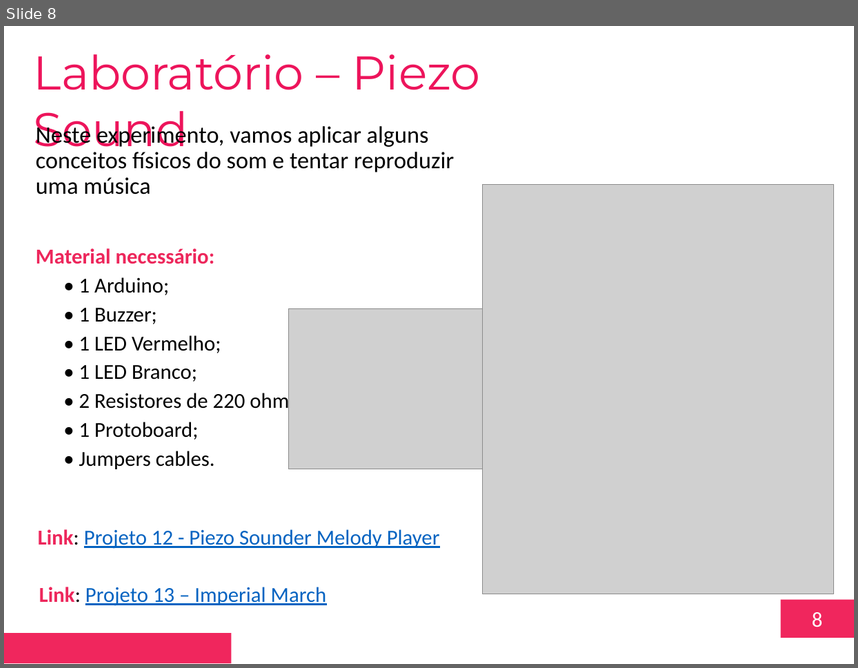
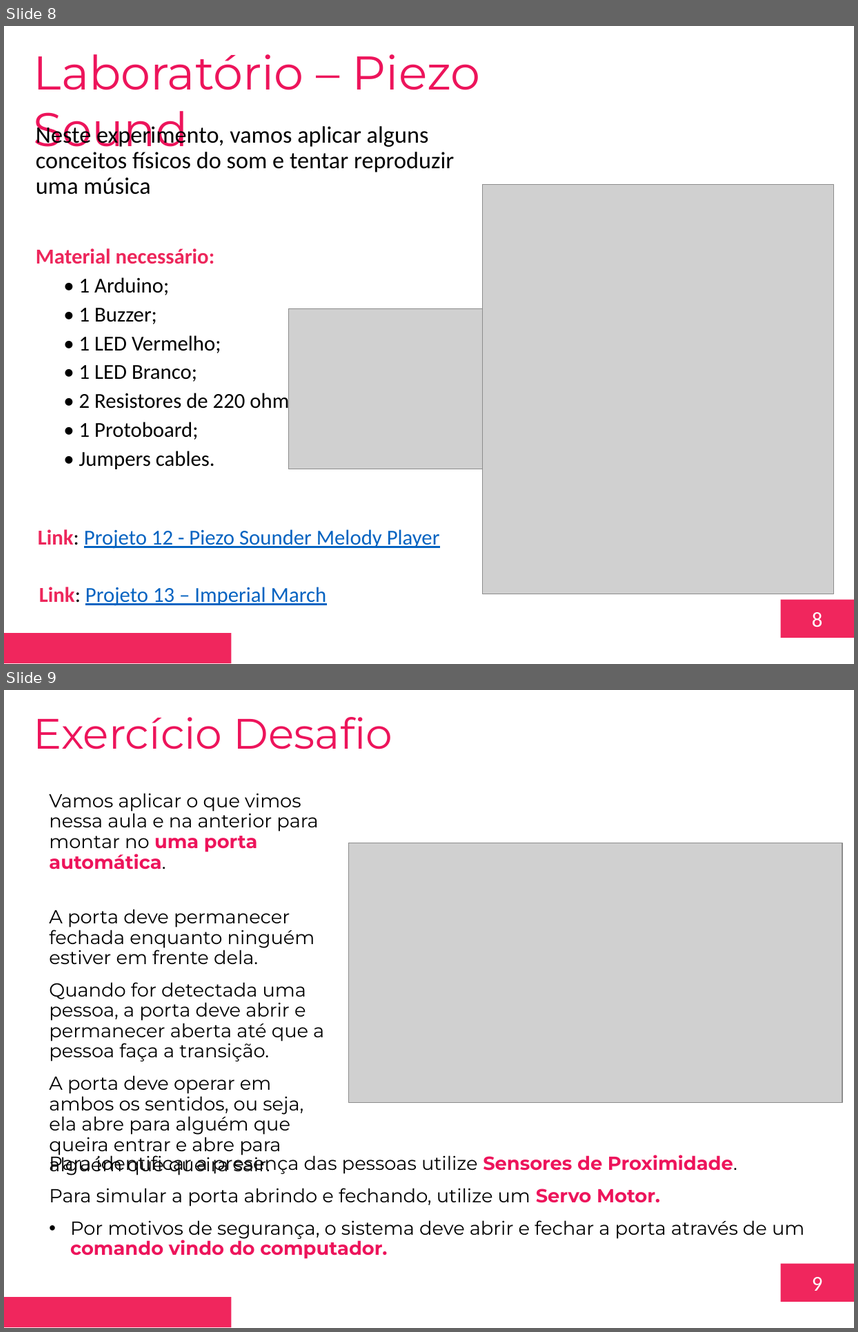
Before and after one commit to toyusan/aula-fiap-disruptive-archs, a slide deck: IoT/Aula 06 - Atuadores Avançados/Aula 06 - Atuadores Avançados.pptx. Shown one above the other, each under a label of ours: slide 8 before the commit, slides 8 and 9 after it. The pictures are 858x668 and 858x1332 pixels, drawn with LibreOffice and Linux fonts; fonts in the diff are those of the drawing; grey boxes stand for pictures; background and template pictures are left out. Boxes give left, top, right and bottom in pixels: in the first picture for what was removed or moved away, otherwise in the second. Text is boxed around its words. In the diff, an @@ line names an element or a change of style, - is before the commit and + after.

```diff
--- a/IoT/Aula 06 - Atuadores Avançados/Aula 06 - Atuadores Avançados.pptx
+++ b/IoT/Aula 06 - Atuadores Avançados/Aula 06 - Atuadores Avançados.pptx
@@ slide 9 added at [4,690,854,1328], background #FFFFFF; not listed: 2 template elements that a slide beside it also shows @@
@@ text added at [34,717,393,749], 36 pt, text #ED145B @@
+Exercício Desafio
@@ text added at [49,793,324,1156], 16 pt, text #000000 @@
+Vamos aplicar o que vimos nessa aula e na anterior para montar no uma porta automática.
+A porta deve permanecer fechada enquanto ninguém estiver em frente dela.
+Quando for detectada uma pessoa, a porta deve abrir e permanecer aberta até que a pessoa faça a transição.
+A porta deve operar em ambos os sentidos, ou seja, ela abre para alguém que queira entrar e abre para alguém que queira sair.
@@ picture added at [349,843,843,1103] @@
@@ text added at [49,1152,804,1259], 16 pt, text #000000 @@
+Para identificar a presença das pessoas utilize Sensores de Proximidade.
+Para simular a porta abrindo e fechando, utilize um Servo Motor.
+• Por motivos de segurança, o sistema deve abrir e fechar a porta através de um comando vindo do computador.
```
Also in this commit, not shown: 47 other files.
